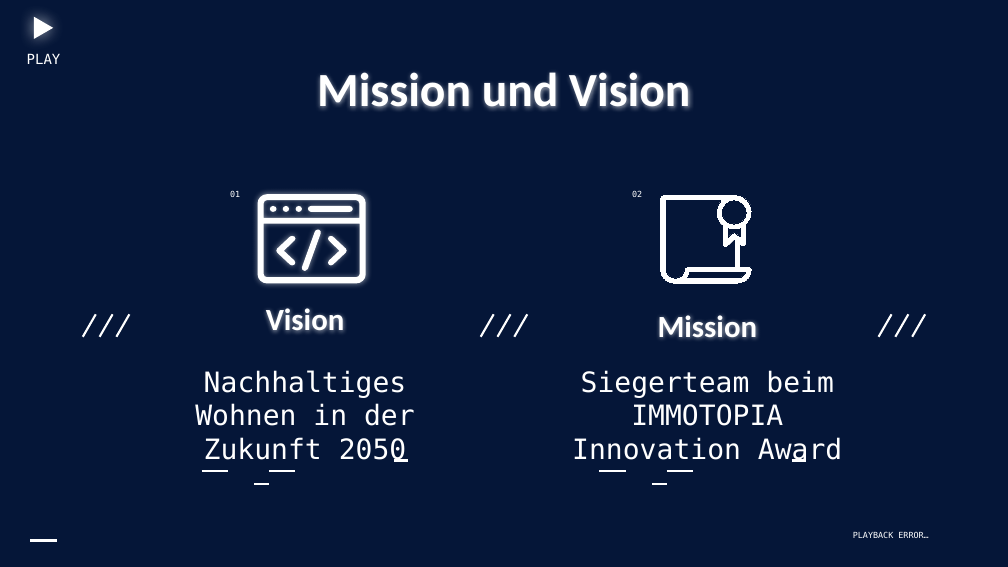
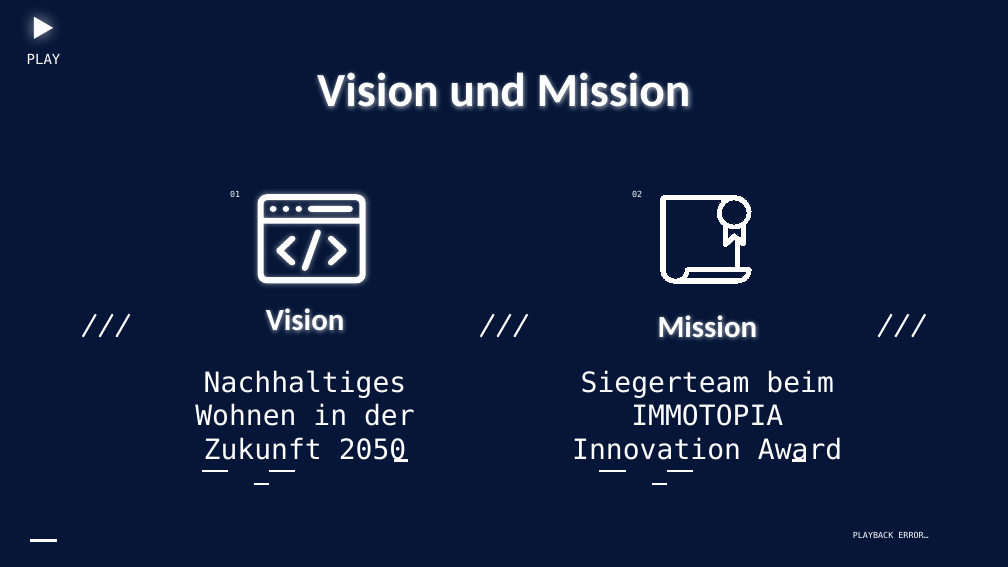
Before and after one commit to Nydery/leotopia, a slide deck: slide 2 of pptx/UmfrageErgebnissePLUSPlatformenUNDDashboard.pptx (slide 5 before the commit). Drawn at 1008x567 pixels with LibreOffice and Linux fonts; fonts in the diff are those of the drawing; background and template pictures are left out. Boxes give left, top, right and bottom in pixels: in the first picture for what was removed or moved away, otherwise in the second. Text is boxed around its words. In the diff, an @@ line names an element or a change of style, - is before the commit and + after.

```diff
--- a/pptx/UmfrageErgebnissePLUSPlatformenUNDDashboard.pptx
+++ b/pptx/UmfrageErgebnissePLUSPlatformenUNDDashboard.pptx
@@ title at [317,72,691,108]: text changed @@
-Mission und Vision
+Vision und Mission
```
Also in this commit, not shown: 4 other slides changed, 3 slides added, 1 slide removed, 1 other file.
